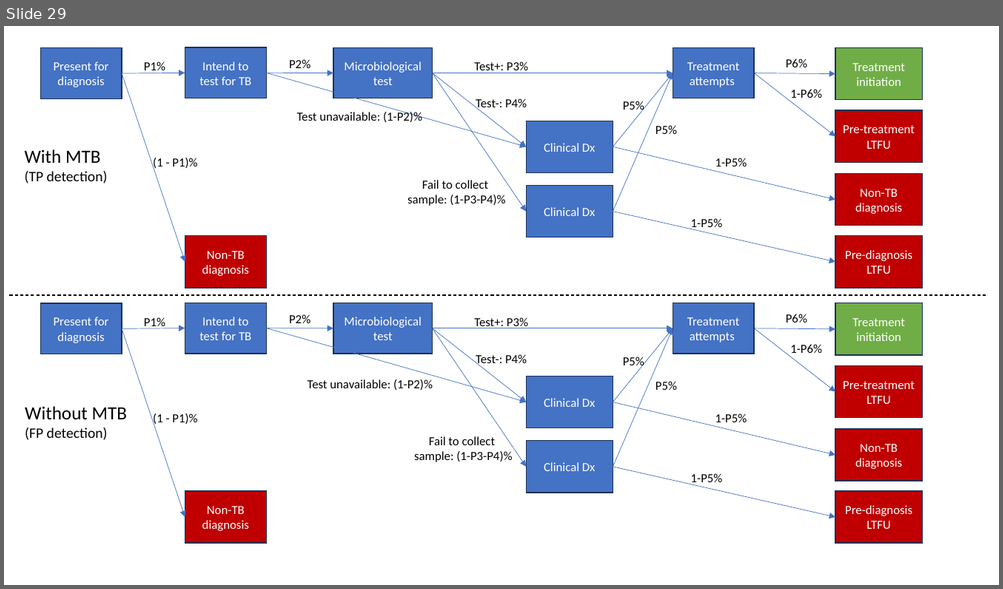
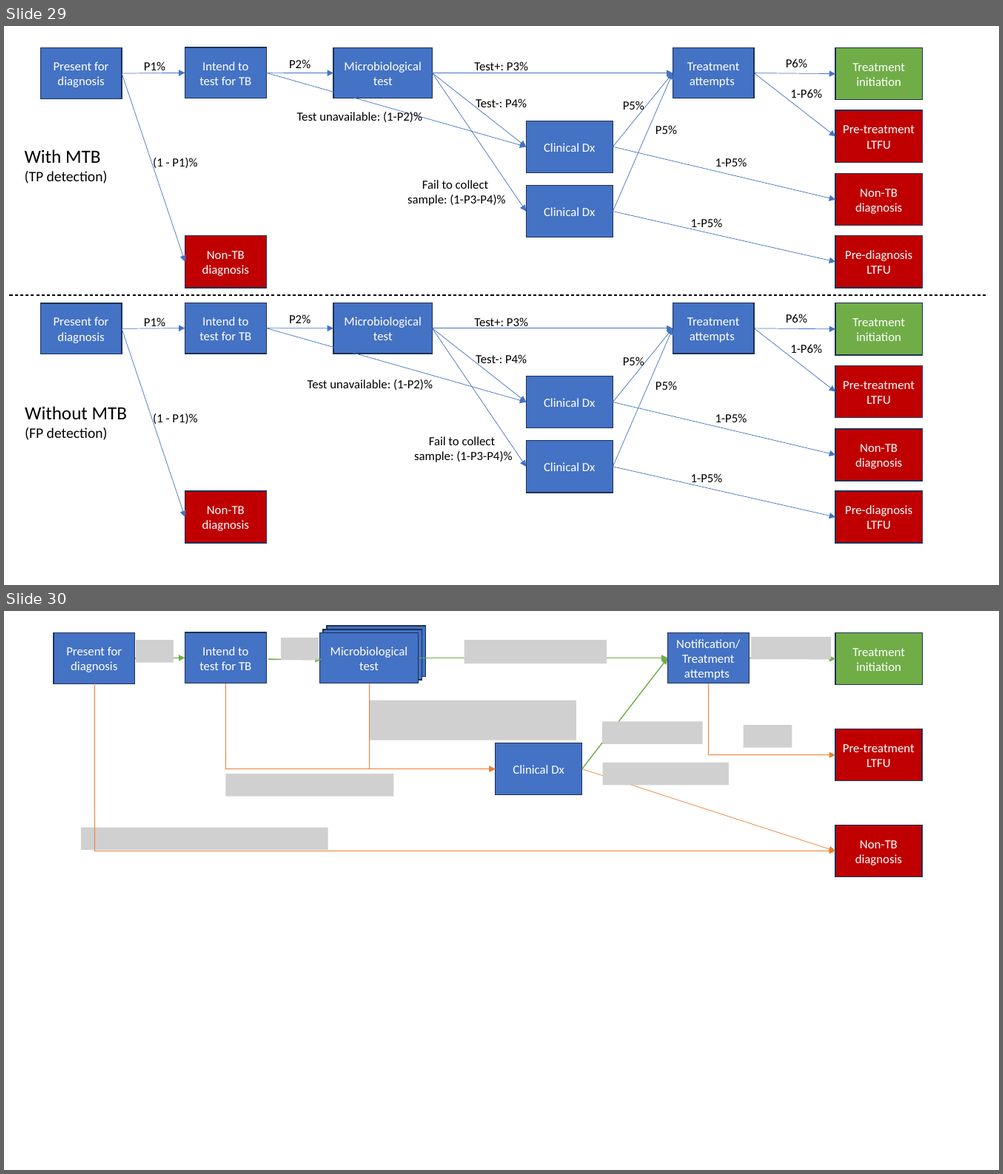
Before and after one commit to TimeWz667/IndTB_dx, a slide deck: docs/Diagnosis unbox 230907.pptx. Shown one above the other, each under a label of ours: slide 29 before the commit, slides 29 and 30 after it. The pictures are 1003x589 and 1003x1174 pixels, drawn with LibreOffice and Linux fonts; fonts in the diff are those of the drawing; grey boxes stand for pictures. Boxes give left, top, right and bottom in pixels: in the first picture for what was removed or moved away, otherwise in the second. Text is boxed around its words. In the diff, an @@ line names an element or a change of style, - is before the commit and + after.

```diff
--- a/docs/Diagnosis unbox 230907.pptx
+++ b/docs/Diagnosis unbox 230907.pptx
@@ slide 30 added at (x1=4, y1=611, x2=999, y2=1170), background #FFFFFF @@
@@ rectangle added at (x1=185, y1=632, x2=267, y2=684), fill #4472C4, outline #1E3256 1 pt, 12 pt, text #FFFFFF @@
+Intend to test for TB
@@ rectangle added at (x1=319, y1=632, x2=418, y2=684), fill #4472C4, outline #1E3256 1 pt, 12 pt, text #FFFFFF @@
+Microbiological test
@@ rectangle added at (x1=324, y1=629, x2=422, y2=681), fill #4472C4, outline #1E3256 1 pt, 12 pt, text #FFFFFF @@
+Microbiological test
@@ rectangle added at (x1=327, y1=626, x2=426, y2=677), fill #4472C4, outline #1E3256 1 pt, 12 pt, text #FFFFFF @@
+Microbiological test
@@ rectangle added at (x1=667, y1=632, x2=748, y2=684), fill #4472C4, outline #1E3256 1 pt, 12 pt, text #FFFFFF @@
+Notification/
+Treatment attempts
@@ rectangle added at (x1=835, y1=632, x2=922, y2=685), fill #70AD47, outline #1E3256 1 pt, 12 pt, text #FFFFFF @@
+Treatment initiation
@@ rectangle added at (x1=54, y1=633, x2=134, y2=684), fill #4472C4, outline #1E3256 1 pt, 12 pt, text #FFFFFF @@
+Present for diagnosis
@@ picture added at (x1=136, y1=640, x2=174, y2=663) @@
@@ picture added at (x1=281, y1=638, x2=318, y2=661) @@
@@ picture added at (x1=464, y1=640, x2=607, y2=664) @@
@@ picture added at (x1=751, y1=637, x2=831, y2=660) @@
@@ arrow added from (134, 659) to (185, 658), #70AD47 1 pt @@
@@ arrow added from (268, 660) to (321, 660), #70AD47 1 pt @@
@@ arrow added from (418, 658) to (667, 658), #70AD47 1 pt @@
@@ arrow added from (582, 769) to (667, 658), #70AD47 1 pt @@
@@ arrow added from (748, 658) to (835, 659), #70AD47 1 pt @@
@@ elbow arrow added from (94, 684) to (835, 851), #ED7D31 0.5 pt @@
@@ elbow arrow added from (225, 684) to (495, 769), #ED7D31 0.5 pt @@
@@ elbow arrow added from (369, 684) to (495, 769), #ED7D31 0.5 pt @@
@@ elbow arrow added from (708, 684) to (835, 755), #ED7D31 0.5 pt @@
@@ picture added at (x1=369, y1=701, x2=576, y2=741) @@
@@ picture added at (x1=603, y1=721, x2=703, y2=743) @@
@@ rectangle added at (x1=495, y1=743, x2=581, y2=795), fill #4472C4, outline #1E3256 1 pt, 12 pt, text #FFFFFF @@
+Clinical Dx
@@ picture added at (x1=743, y1=725, x2=792, y2=748) @@
@@ rectangle added at (x1=835, y1=729, x2=922, y2=781), fill #C00000, outline #1E3256 1 pt, 12 pt, text #FFFFFF @@
+Pre-treatment LTFU
@@ picture added at (x1=603, y1=763, x2=728, y2=785) @@
@@ picture added at (x1=225, y1=774, x2=393, y2=796) @@
@@ arrow added from (582, 769) to (835, 851), #ED7D31 0.5 pt @@
@@ picture added at (x1=81, y1=827, x2=328, y2=850) @@
@@ rectangle added at (x1=835, y1=825, x2=922, y2=877), fill #C00000, outline #1E3256 1 pt, 12 pt, text #FFFFFF @@
+Non-TB diagnosis
```
Also in this commit, not shown: 1 other slide added, 25 other files.
